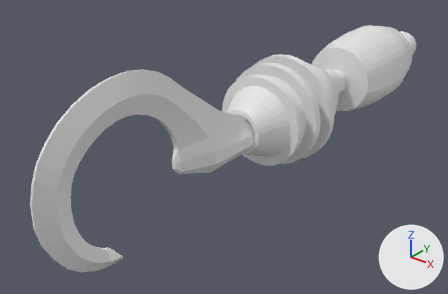
What one commit did to the Blender file Assets/RobotParts/Attachment/PullHook/pullhookmodel.blend.
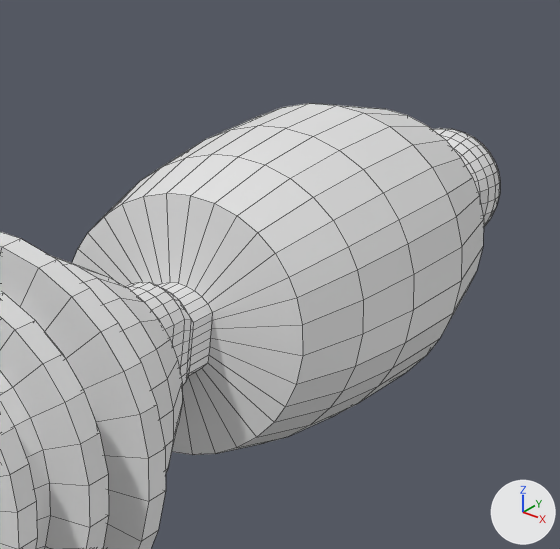
Each version is shown whole from a 50 mm camera at (6.39, -8.56, 4.76) aimed at (-0.62, 0.2, -0.67), then close up on the part from 66% to 96% of the width and 0% to 46% of the height. Lighting does not change. The marker at lower right points along +X, +Y and +Z. The close-ups show mesh edges as thin lines.
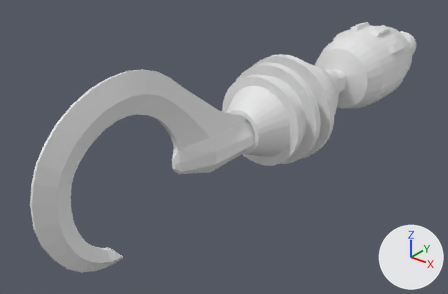
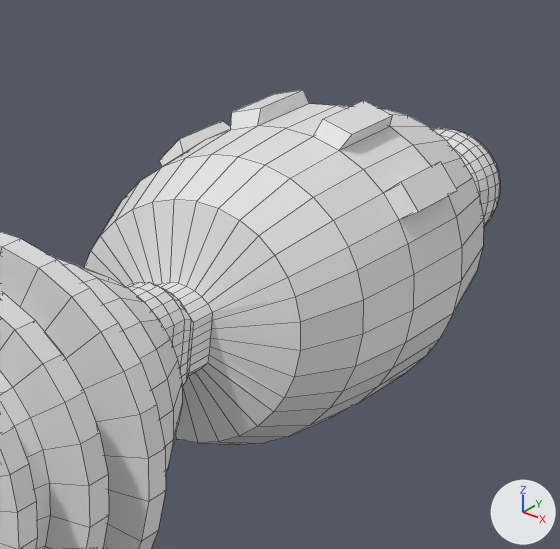
The newer file is also turned or shifted as a whole; pictures and numbers use the older file's frame.

Changed parts and their boxes (x1, y1, x2, y2) in the close-ups (560 x 549 px; the box of a moved part takes in the faces that stretch with it):
'Cylinder', reshaped: before (0, 103, 500, 549); after (0, 90, 500, 549)
part 1 of me_cylinder_001, moved or reshaped: before (72, 154, 363, 455); after (84, 154, 363, 445)
part 2 of me_cylinder_001, built on: before (231, 103, 447, 220); after (159, 90, 457, 220)

What the commit changed:
Material 'Body' (mat_body) is new.
Its base color is (0.8, 0.8, 0.8) (white #e7e7e7).
me_cylinder_001 is used by ob_cylinder; location (0.0, 0.0, 0.0).
me_cylinder_001 had 1376 vertices, 1346 faces and spanned x -1.1..1.1, y -0.1..7.3, z -1.15..1.04.
me_cylinder_001 now has 1392 vertices, 1362 faces and spans x -1.1..1.1, y -0.1..7.3, z -1.15..1.04.
Part 1, on me_cylinder_001:
32 vertices move from x -0.75..0.75, y 3.6, z -0.81..0.7 to x -0.7..0.7, y 3.67, z -0.76..0.65.
Part 2, on me_cylinder_001:
4 faces are deleted.
8 vertices are added at x -0.83..0.83, y 4.74, z 0.49..0.91.
8 new vertices lie (0.0, 0.53, 0.0) away from vertices in x -0.83..0.83, y 4.74, z 0.49..0.91.
20 new faces join them.
me_cylinder_001 now uses material mat_body (white #e7e7e7).
